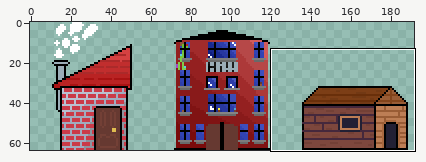
Two states of a sprite sheet, save_da_village/assets/Envrioment/House-Sheet.png. The first picture is a wide view before the edit; the outline marks the close-up.
Close-up. Before the edit:
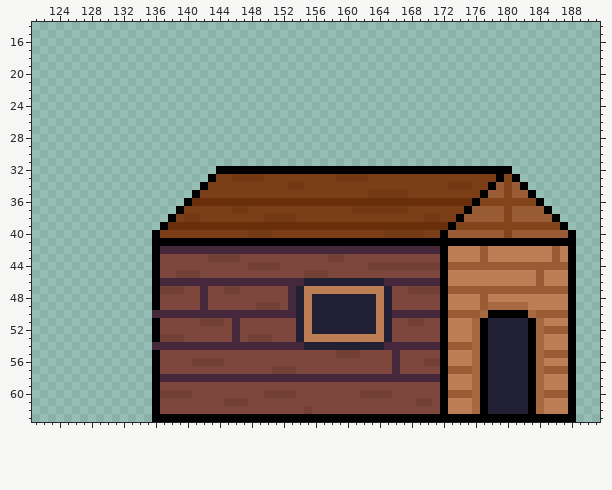
The file is 192x64 pixels. Colours within 5 levels of each other are drawn and written as one. Shown: x 121..191, y 14..63. The commit also changed other parts of the picture, which this record leaves out.
And afterwards:
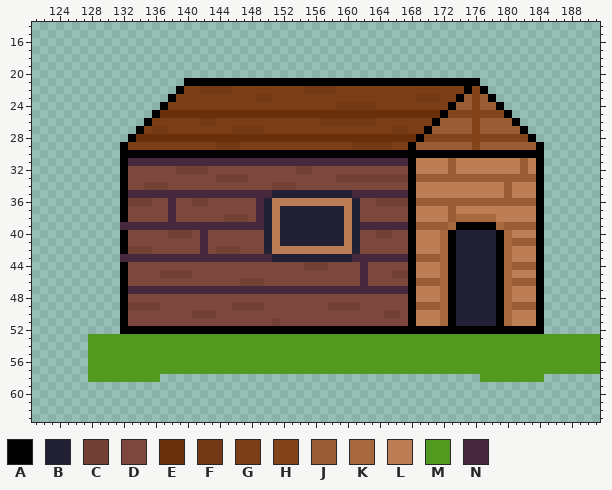
Palette (. is transparent): A #000000  B #222034  C #734036  D #7d473d  E #692f0a  F #723914  G #7c3e16  H #83441b  J #995c35  K #a86940  L #bd7e55  M #529920  N #45283c
Change:
@@ x 121..191 @@
 20 .......................................................................
-21 .......................................................................
-22 .......................................................................
-23 .......................................................................
-24 .......................................................................
-25 .......................................................................
-26 .......................................................................
-27 .......................................................................
-28 .......................................................................
-29 .......................................................................
-30 .......................................................................
-31 .......................................................................
-32 .......................AAAAAAAAAAAAAAAAAAAAAAAAAAAAAAAAAAAAA...........
-33 ......................AGGFFFFGGGGGGGGGFFFFGGGGGGGGGGGGGGGGAHA..........
-34 .....................AGGGGGGGGGGFFGGGGGGGGGGGGGGGGGGFFFGGAJHJA.........
-35 ....................AGGGGGGGGGGGGGGGGGGGGGFFFFFGGGGGGGGGAJJHJJA........
-36 ...................AEEEEEEEEEEEEEEEEEEEEEEEEEEEEEEEEEEEAHHHHHHHA.......
-37 ..................AGGGGGGFFGGGGGGGGGGGGGFFFFFFFGGGGGGGAJJJJHJJJJA......
-38 .................AGFFGGGGGGGGFFFFGGGGGGGGGGGGGGGGFFGGAJJJJJHJJJJJA.....
-39 ................AEEEEEEEEEEEEEEEEEEEEEEEEEEEEEEEEEEEAHHHHHHHHHHHHHA....
-40 ...............AGGGGGGGGGGGFFFGGGGGGGGGGGGGGFFFFFGGAJJJJJJJHJJJJJJJA...
-41 ...............AAAAAAAAAAAAAAAAAAAAAAAAAAAAAAAAAAAAAAAAAAAAAAAAAAAAA...
-42 ...............ANNNNNNNNNNNNNNNNNNNNNNNNNNNNNNNNNNNALLLLJLLLLLLLLJLA...
-43 ...............ADDDDDDCCCCDDDDDDDDDDDCCDDDDDDDDDDDDALLLLJLLLLLLLLJLA...
-44 ...............ADDDDDDDDDDDCCCCDDDDDDDDDDDCCCCCCCCCAJJJJJJJJJJJJJJJA...
-45 ...............ADDCCCDDDDDDDDDDDDDCCCDDDDDDDDDDDDDDALLLLLLLLLLLJLLLA...
-46 ...............ANNNNNNNNNNNNNNNNNNBBBBBBBBBBNNNNNNNALLLLLLLLLLLJLLLA...
-47 ...............ACCCDDNDDCCDDDDDDNBLLLLLLLLLLBDDCCCCAJJJJJJJJJJJJJJJA...
-48 ...............ADDDDDNDDDDDDDDDDNBLBBBBBBBBLBDDDDDDALLLLJLLLLLLLLLLA...
-49 ...............ADDDDDNDDDDDDCCCDNBLBBBBBBBBLBDDDDDDALLLLJKKKKKLLLLLA...
-50 ...............NNNNNNNNNNNNNNNNNNBLBBBBBBBBLBNNNNNNAJJJJKAAAAAKJJJJA...
-51 ...............ADDDDDCCCDNDDDDDDDBLBBBBBBBBLBDDCCDDALLLKABBBBBAKLLLA...
-52 ...............ADDDDDDDDDNDDDDDDDBLBBBBBBBBLBDDDDDDALLLKABBBBBAKJJJA...
-53 ...............ACCCDDDDDDNDCCCDDDBLLLLLLLLLLBDDDDDDALLLKABBBBBAKLLLA...
-54 ...............NNNNNNNNNNNNNNNNNNNBBBBBBBBBBNNNNNNNAJJJKABBBBBAKLLLA...
-55 ...............ADDDDDDDDDDDDDDDDDDDDDDCCCDDDDNDDDDDALLLKABBBBBAKJJJA...
-56 ...............ADDDDCCCCDDDDDDDDDDDDDDDDDDDDDNDDDCCALLLKABBBBBAKLLLA...
-57 ...............ADDDDDDDDDDDDDDCCCDDDDDDDDDDDDNDDDDDAJJJKABBBBBAKJJJA...
-58 ...............ANNNNNNNNNNNNNNNNNNNNNNNNNNNNNNNNNNNALLLKABBBBBAKLLLA...
-59 ...............ADDDDDDDDDDDDDDDDDDDDDDDDDDDDDDDDDDDALLLKABBBBBAKLLLA...
-60 ...............ACCCCDDDDDDDDDCCCCDDDDDDDDCCCCDDDDDDAJJJKABBBBBAKJJJA...
-61 ...............ADDDDDDDDCCCDDDDDDDDDDDDDDDDDDDDDCCDALLLKABBBBBAKLLLA...
-62 ...............ADDDDDDDDDDDDDDDDDDCDDDDDDDDDDDDDDDDALLLKABBBBBAKLLLA...
-63 ...............AAAAAAAAAAAAAAAAAAAAAAAAAAAAAAAAAAAAAAAAAAAAAAAAAAAAA...
+21 ...................AAAAAAAAAAAAAAAAAAAAAAAAAAAAAAAAAAAAA...............
+22 ..................AGGFFFFGGGGGGGGGFFFFGGGGGGGGGGGGGGGGAHA..............
+23 .................AGGGGGGGGGGFFGGGGGGGGGGGGGGGGGGFFFGGAJHJA.............
+24 ................AGGGGGGGGGGGGGGGGGGGGGFFFFFGGGGGGGGGAJJHJJA............
+25 ...............AEEEEEEEEEEEEEEEEEEEEEEEEEEEEEEEEEEEAHHHHHHHA...........
+26 ..............AGGGGGGFFGGGGGGGGGGGGGFFFFFFFGGGGGGGAJJJJHJJJJA..........
+27 .............AGFFGGGGGGGGFFFFGGGGGGGGGGGGGGGGFFGGAJJJJJHJJJJJA.........
+28 ............AEEEEEEEEEEEEEEEEEEEEEEEEEEEEEEEEEEEAHHHHHHHHHHHHHA........
+29 ...........AGGGGGGGGGGGFFFGGGGGGGGGGGGGGFFFFFGGAJJJJJJJHJJJJJJJA.......
+30 ...........AAAAAAAAAAAAAAAAAAAAAAAAAAAAAAAAAAAAAAAAAAAAAAAAAAAAA.......
+31 ...........ANNNNNNNNNNNNNNNNNNNNNNNNNNNNNNNNNNNALLLLJLLLLLLLLJLA.......
+32 ...........ADDDDDDCCCCDDDDDDDDDDDCCDDDDDDDDDDDDALLLLJLLLLLLLLJLA.......
+33 ...........ADDDDDDDDDDDCCCCDDDDDDDDDDDCCCCCCCCCAJJJJJJJJJJJJJJJA.......
+34 ...........ADDCCCDDDDDDDDDDDDDCCCDDDDDDDDDDDDDDALLLLLLLLLLLJLLLA.......
+35 ...........ANNNNNNNNNNNNNNNNNNBBBBBBBBBBNNNNNNNALLLLLLLLLLLJLLLA.......
+36 ...........ACCCDDNDDCCDDDDDDNBLLLLLLLLLLBDDCCCCAJJJJJJJJJJJJJJJA.......
+37 ...........ADDDDDNDDDDDDDDDDNBLBBBBBBBBLBDDDDDDALLLLJLLLLLLLLLLA.......
+38 ...........ADDDDDNDDDDDDCCCDNBLBBBBBBBBLBDDDDDDALLLLJKKKKKLLLLLA.......
+39 ...........NNNNNNNNNNNNNNNNNNBLBBBBBBBBLBNNNNNNAJJJJKAAAAAKJJJJA.......
+40 ...........ADDDDDCCCDNDDDDDDDBLBBBBBBBBLBDDCCDDALLLKABBBBBAKLLLA.......
+41 ...........ADDDDDDDDDNDDDDDDDBLBBBBBBBBLBDDDDDDALLLKABBBBBAKJJJA.......
+42 ...........ACCCDDDDDDNDCCCDDDBLLLLLLLLLLBDDDDDDALLLKABBBBBAKLLLA.......
+43 ...........NNNNNNNNNNNNNNNNNNNBBBBBBBBBBNNNNNNNAJJJKABBBBBAKLLLA.......
+44 ...........ADDDDDDDDDDDDDDDDDDDDDDCCCDDDDNDDDDDALLLKABBBBBAKJJJA.......
+45 ...........ADDDDCCCCDDDDDDDDDDDDDDDDDDDDDNDDDCCALLLKABBBBBAKLLLA.......
+46 ...........ADDDDDDDDDDDDDDCCCDDDDDDDDDDDDNDDDDDAJJJKABBBBBAKJJJA.......
+47 ...........ANNNNNNNNNNNNNNNNNNNNNNNNNNNNNNNNNNNALLLKABBBBBAKLLLA.......
+48 ...........ADDDDDDDDDDDDDDDDDDDDDDDDDDDDDDDDDDDALLLKABBBBBAKLLLA.......
+49 ...........ACCCCDDDDDDDDDCCCCDDDDDDDDCCCCDDDDDDAJJJKABBBBBAKJJJA.......
+50 ...........ADDDDDDDDCCCDDDDDDDDDDDDDDDDDDDDDCCDALLLKABBBBBAKLLLA.......
+51 ...........ADDDDDDDDDDDDDDDDDDCDDDDDDDDDDDDDDDDALLLKABBBBBAKLLLA.......
+52 ...........AAAAAAAAAAAAAAAAAAAAAAAAAAAAAAAAAAAAAAAAAAAAAAAAAAAAA.......
+53 .......MMMMMMMMMMMMMMMMMMMMMMMMMMMMMMMMMMMMMMMMMMMMMMMMMMMMMMMMMMMMMMMM
+54 .......MMMMMMMMMMMMMMMMMMMMMMMMMMMMMMMMMMMMMMMMMMMMMMMMMMMMMMMMMMMMMMMM
+55 .......MMMMMMMMMMMMMMMMMMMMMMMMMMMMMMMMMMMMMMMMMMMMMMMMMMMMMMMMMMMMMMMM
+56 .......MMMMMMMMMMMMMMMMMMMMMMMMMMMMMMMMMMMMMMMMMMMMMMMMMMMMMMMMMMMMMMMM
+57 .......MMMMMMMMMMMMMMMMMMMMMMMMMMMMMMMMMMMMMMMMMMMMMMMMMMMMMMMMMMMMMMMM
+58 .......MMMMMMMMM........................................MMMMMMMM.......
+59 .......................................................................
+60 .......................................................................
+61 .......................................................................
+62 .......................................................................
+63 .......................................................................
Boxes around the changes in both close-ups, in picture pixels (x1, y1, x2, y2):
changed: (88, 78, 600, 422)
